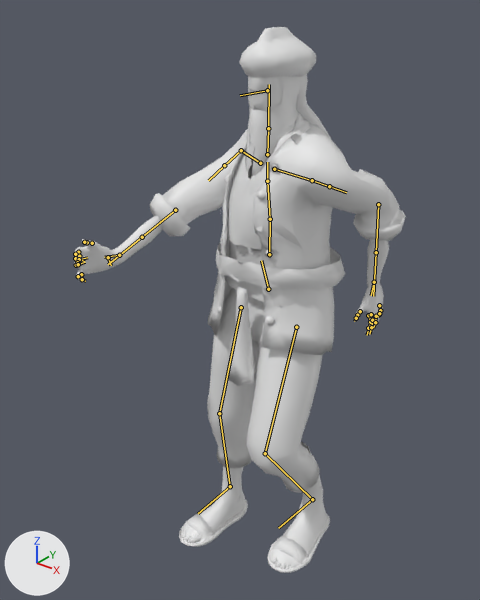
The glTF model assets_dev/worlds/mm6/models/mm6_mep.glb, before and after one commit.
The view is the same before and after, from a 50 mm camera at (1.049, -1.47, 1.805) aimed at (-0.062, -0.082, 0.944). Lighting does not change. The marker at lower left points along +X, +Y and +Z. The picture after the commit comes second. Both versions are drawn at frame 11 of the action 'Running'; the numbers are the values there. The bones that change, and the others that lie on the model, are drawn over the model as lines.

The first picture shows 'Mep'.
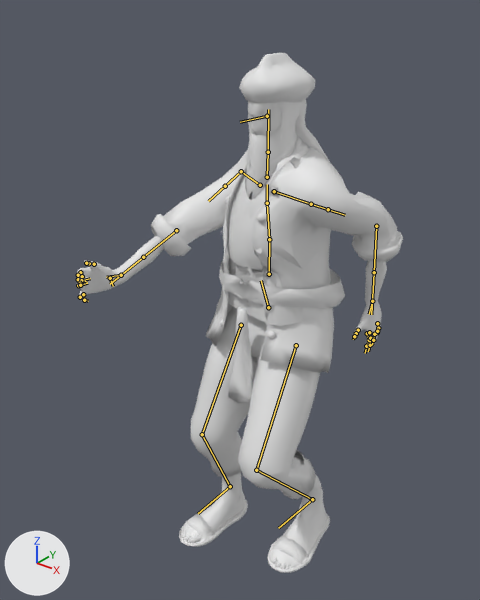
What differs and where, as boxes (x1, y1, x2, y2) in the pictures (480 x 600 px):
'Mep', posed: before (74, 27, 406, 573); after (76, 53, 403, 573)
bone 'B_Pelvis', root to tip: before (268, 289) to (261, 260); after (268, 307) to (261, 280)
bone 'B_L_Thigh', root to tip: before (296, 327) to (265, 453); after (296, 345) to (256, 470)
bone 'B_L_Calf', root to tip: before (265, 453) to (312, 499); after (256, 470) to (312, 499)
bone 'B_R_Thigh', root to tip: before (241, 307) to (219, 413); after (241, 325) to (202, 434)
bone 'B_R_Calf', root to tip: before (219, 413) to (230, 486); after (202, 434) to (230, 486)

What the commit changed:
Bone 'B_Pelvis' (bone_b_pelvis) moves from (0.002, -0.007, 0.0) to (0.024, -0.065, 0.0).
Bone 'B_L_Thigh' (bone_b_l_thigh) turns from (-1, 0, -23) to (-1, 0, -31) degrees about its own x, y and z.
Bone 'B_L_Calf' (bone_b_l_calf) turns from (2, -1, 49) to (1, -1, 64) degrees about its own x, y and z.
Bone 'B_L_Foot' (bone_b_l_foot) turns from (8, -3, 26) to (8, -4, 34) degrees about its own x, y and z.
Bone 'B_R_Thigh' (bone_b_r_thigh) turns from (3, 0, -5) to (2, 1, -19) degrees about its own x, y and z.
Bone 'B_R_Calf' (bone_b_r_calf) turns from (-5, 0, 8) to (-4, 2, 35) degrees about its own x, y and z.
Bone 'B_R_Foot' (bone_b_r_foot) turns from (-5, 2, 3) to (-4, 4, 17) degrees about its own x, y and z.
